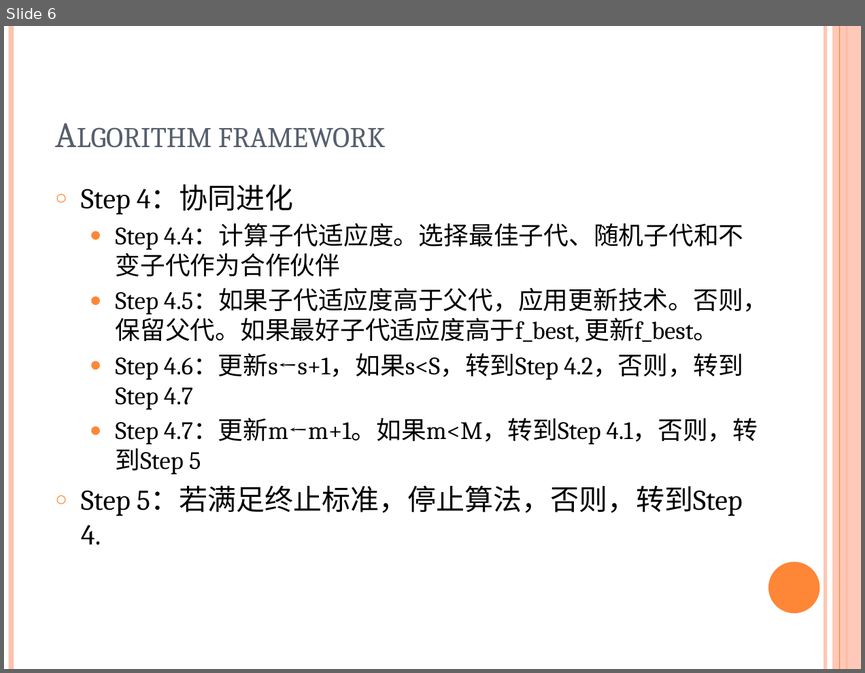
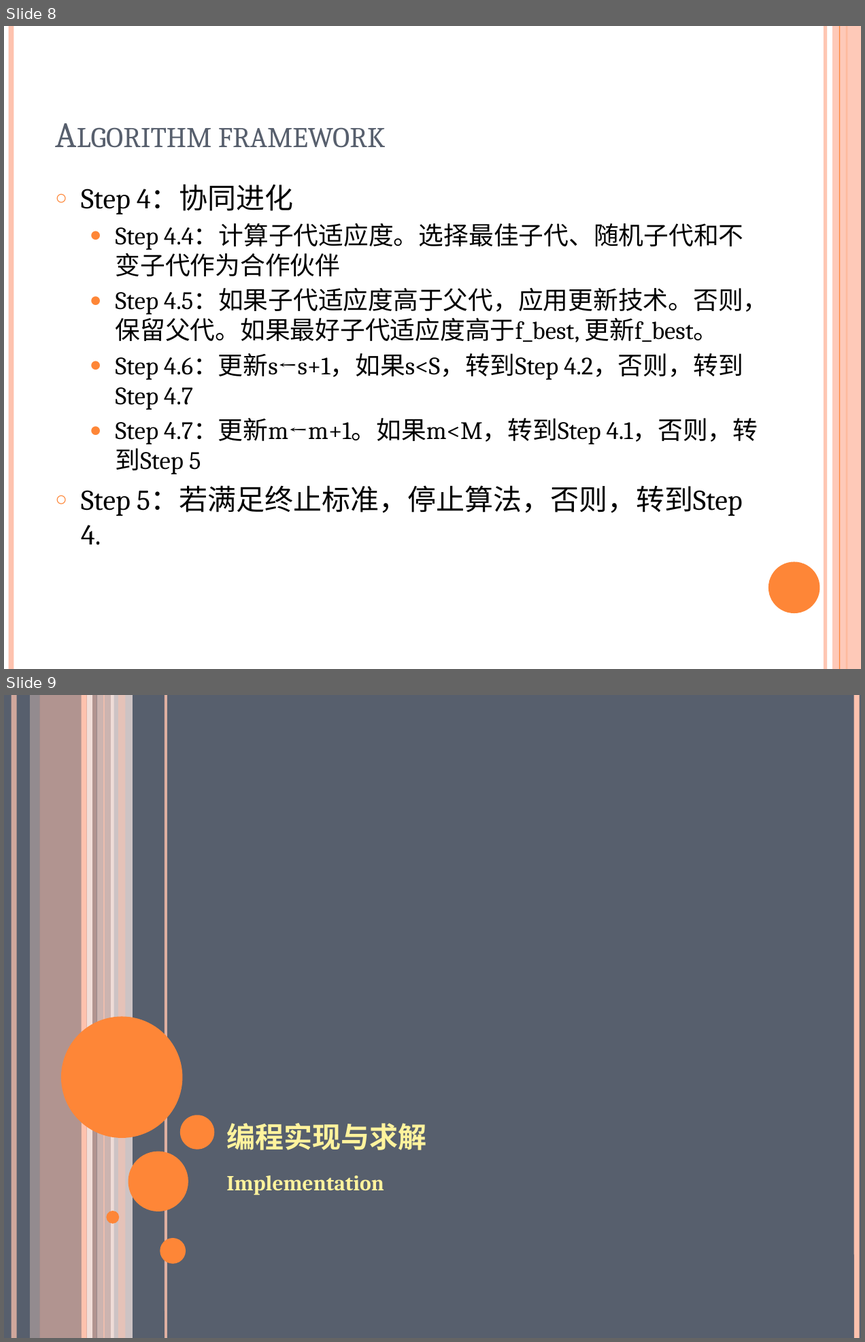
Before and after one commit to likaihz/EAS, a slide deck: JiaChenghao/合作协同进化算法解决作业调度问题.pptx. Shown one above the other, each under a label of ours: slide 6 before the commit, slides 8 and 9 after it. The pictures are 865x673 and 865x1342 pixels, drawn with LibreOffice and Linux fonts; fonts in the diff are those of the drawing. Boxes give left, top, right and bottom in pixels: in the first picture for what was removed or moved away, otherwise in the second. Text is boxed around its words. In the diff, an @@ line names an element or a change of style, - is before the commit and + after.

```diff
--- a/JiaChenghao/合作协同进化算法解决作业调度问题.pptx
+++ b/JiaChenghao/合作协同进化算法解决作业调度问题.pptx
@@ slide 9 added at bbox=[4, 695, 861, 1338], background #575F6D @@
@@ line added from (14, 695) to (14, 1338), #FEC3AE 4.5 pt @@
@@ rectangle added at bbox=[30, 695, 39, 1338], fill #FFD9CE at 36% opacity @@
@@ rectangle added at bbox=[40, 695, 97, 1338], fill #FEC3AE at 54% opacity @@
@@ line added from (84, 695) to (84, 1338), #FEC3AE 4.5 pt @@
@@ line added from (90, 695) to (90, 1338), #FFEDE8 4.5 pt @@
@@ rectangle added at bbox=[96, 695, 113, 1338], fill #FFD9CE at 70% opacity @@
@@ line added from (104, 695) to (104, 1338), #FEC3AE 0.75 pt @@
@@ rectangle added at bbox=[111, 695, 133, 1338], fill #FFEDE8 at 71% opacity @@
@@ rectangle added at bbox=[118, 695, 125, 1338], fill #FEC3AE at 51% opacity @@
@@ line added from (166, 695) to (166, 1338), #FEC3AE 2.25 pt @@
@@ line added from (857, 695) to (857, 1338), #FEC3AE 4.5 pt @@
@@ ellipse added at bbox=[61, 1016, 183, 1138], fill #FE8637 @@
@@ ellipse added at bbox=[179, 1115, 214, 1149], fill #FE8637 @@
@@ title added at bbox=[226, 1123, 426, 1150], 30 pt, text #FFF39D, bold, small capitals @@
+编程实现与求解
@@ ellipse added at bbox=[128, 1151, 188, 1211], fill #FE8637 @@
@@ text added at bbox=[226, 1175, 383, 1195], 18 pt, text #FFF39D, bold @@
+Implementation
@@ ellipse added at bbox=[106, 1211, 119, 1223], fill #FE8637 @@
@@ ellipse added at bbox=[160, 1238, 186, 1263], fill #FE8637 @@
@@ what was slide 6 is now slide 8 @@
```
Also in this commit, not shown: 7 other slides added, 1 other file.
